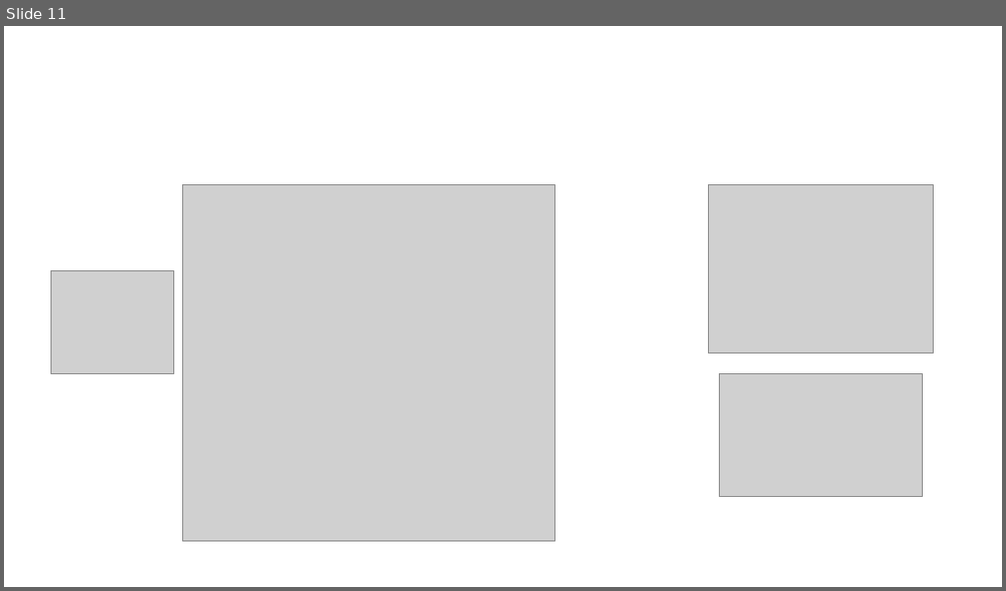
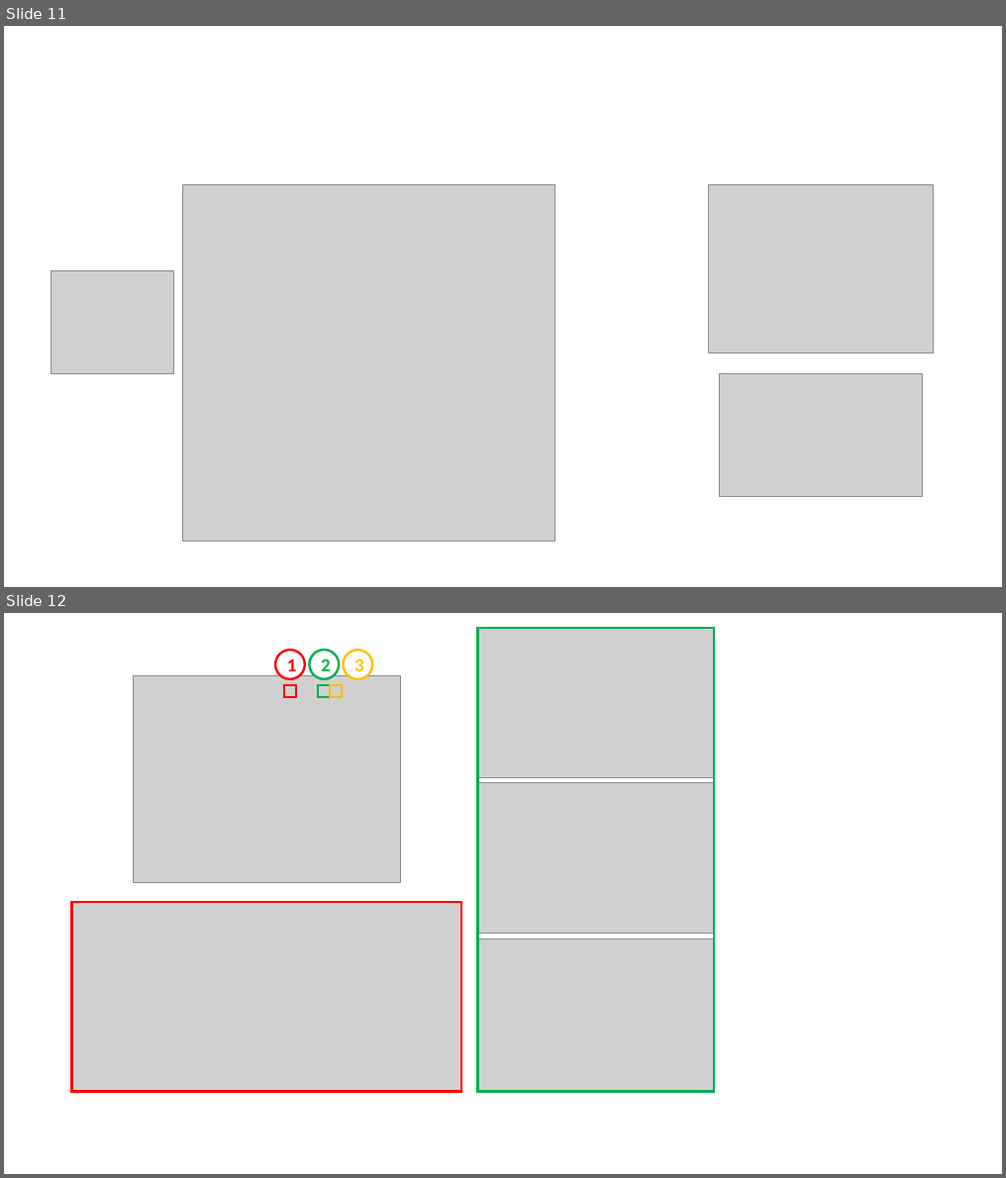
Before and after one commit to xpessoles/TP_Documents_PSI, a slide deck: 11_MaxpidE/MaxPIDE.pptx. Shown one above the other, each under a label of ours: slide 11 before the commit, slides 11 and 12 after it. The pictures are 1006x591 and 1006x1178 pixels, drawn with LibreOffice and Linux fonts; fonts in the diff are those of the drawing; grey boxes stand for pictures. Boxes give left, top, right and bottom in pixels: in the first picture for what was removed or moved away, otherwise in the second. Text is boxed around its words. In the diff, an @@ line names an element or a change of style, - is before the commit and + after.

```diff
--- a/11_MaxpidE/MaxPIDE.pptx
+++ b/11_MaxpidE/MaxPIDE.pptx
@@ slide 12 added at <box>4,613,1002,1174</box>, background #FFFFFF @@
@@ rectangle added at <box>478,628,714,1091</box>, outline #00B050 2.25 pt @@
@@ ellipse added at <box>275,650,305,679</box>, fill #FFFFFF, outline #FF0000 2.25 pt, 18 pt, text #FF0000, bold @@
+1
@@ ellipse added at <box>310,650,339,679</box>, fill #FFFFFF, outline #00B050 2.25 pt, 18 pt, text #00B050, bold @@
+2
@@ ellipse added at <box>344,650,372,679</box>, fill #FFFFFF, outline #FFC000 2.25 pt, 18 pt, text #FFC000, bold @@
+3
@@ rectangle added at <box>284,685,296,697</box>, outline #FF0000 2.25 pt @@
@@ rectangle added at <box>319,685,331,697</box>, outline #00B050 2.25 pt @@
@@ rectangle added at <box>330,685,342,697</box>, outline #FFC000 2.25 pt @@
@@ rectangle added at <box>72,902,462,1091</box>, outline #FF0000 2.25 pt @@
@@ group added at <box>72,628,714,1091</box>: 5 pictures @@
```
Also in this commit, not shown: 1 other slide added, 2 slides removed, 1 other file.
